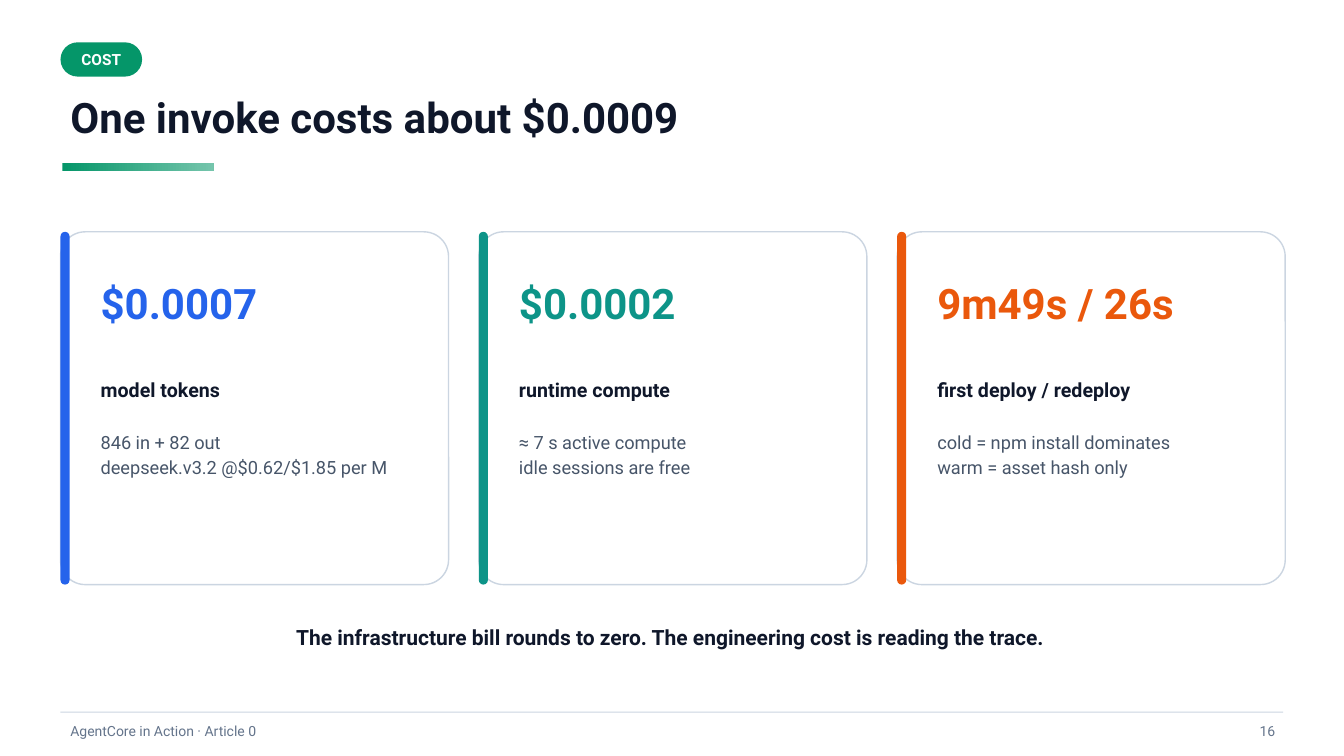
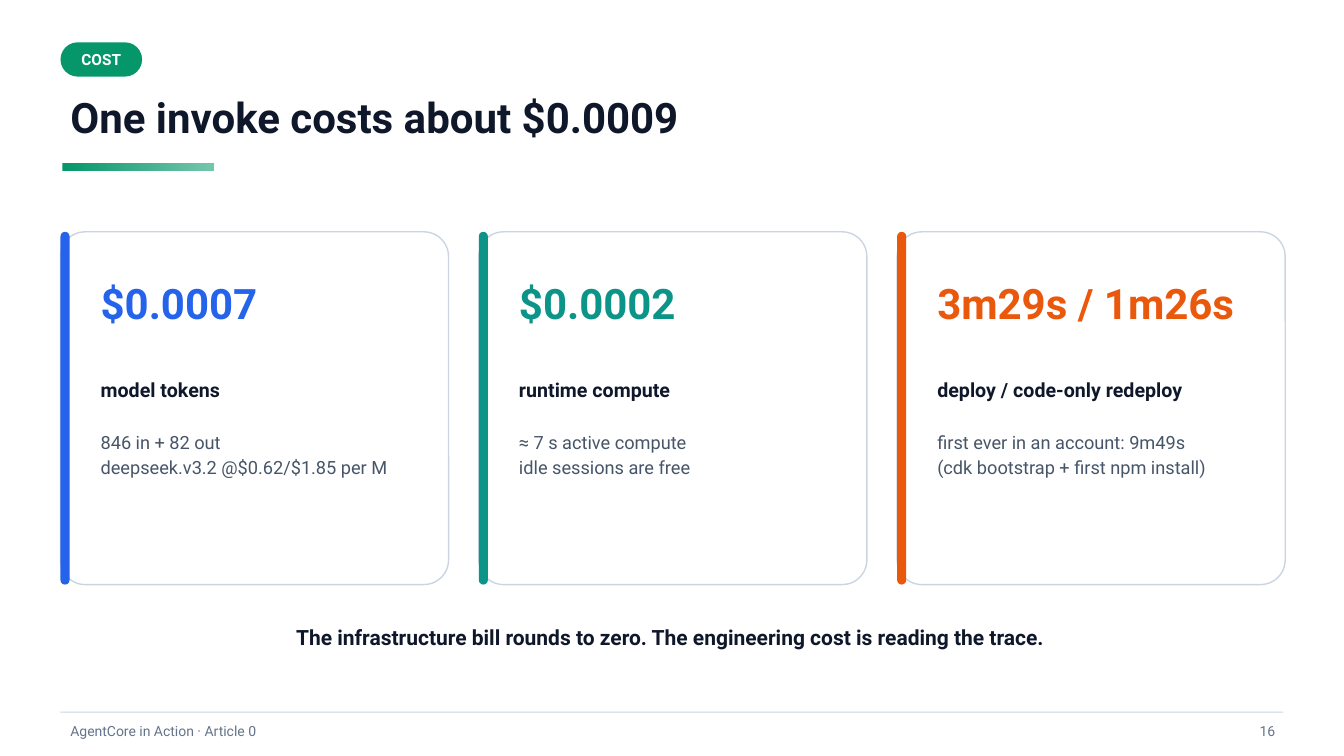
Before and after one commit to pinxiong/bedrock-agentcore-in-action, a slide deck: slide 16 of articles/decks/aws-agentcore-under-the-hood.pptx. Drawn at 1344x756 pixels with LibreOffice and Linux fonts; fonts in the diff are those of the drawing. Boxes give left, top, right and bottom in pixels: in the first picture for what was removed or moved away, otherwise in the second. Text is boxed around its words. In the diff, an @@ line names an element or a change of style, - is before the commit and + after.

```diff
--- a/articles/decks/aws-agentcore-under-the-hood.pptx
+++ b/articles/decks/aws-agentcore-under-the-hood.pptx
@@ text at [937, 288, 1234, 320]: text changed @@
-9m49s / 26s
+3m29s / 1m26s
@@ text at [937, 382, 1182, 401]: text changed @@
-first deploy / redeploy
+deploy / code-only redeploy
@@ text at [937, 435, 1206, 478]: text changed @@
-cold = npm install dominates
-warm = asset hash only
+first ever in an account: 9m49s
+(cdk bootstrap + first npm install)
```
Also in this commit, not shown: 2 other slides changed, 10 other files.
